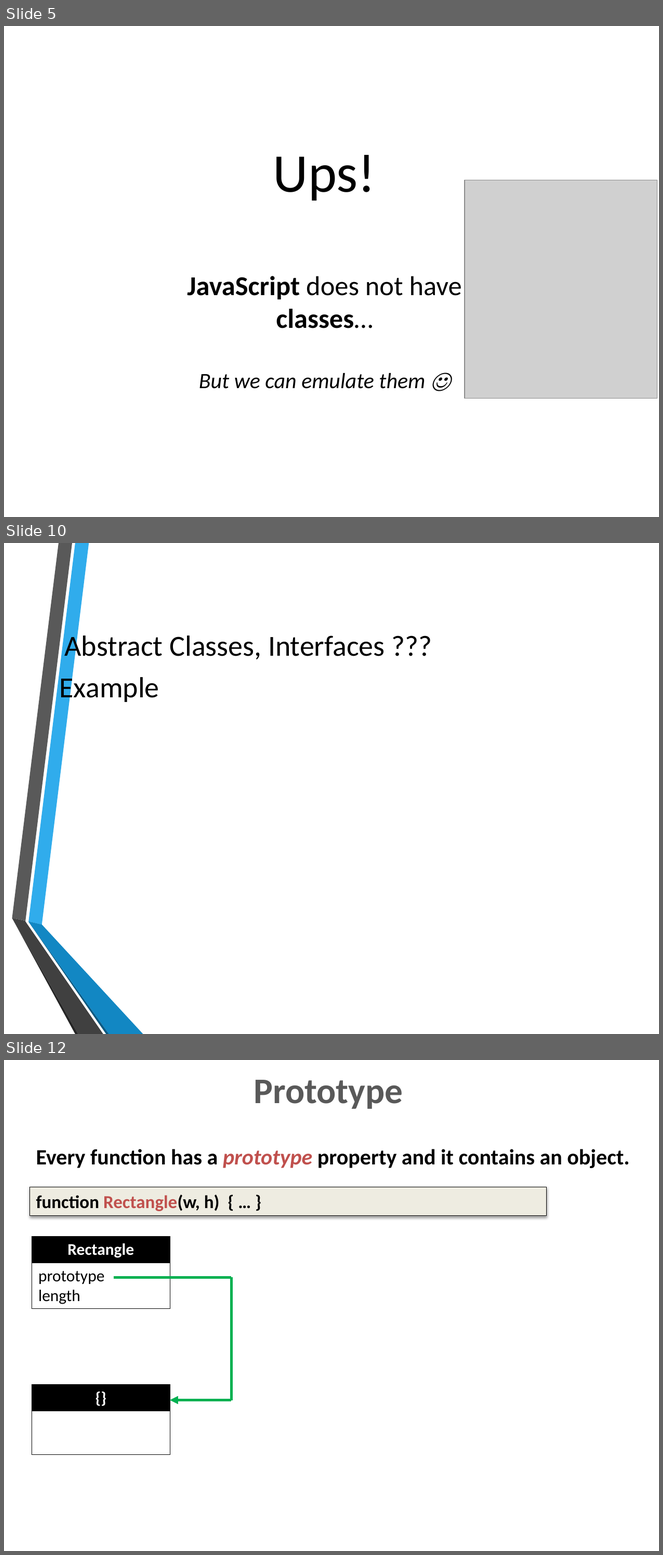
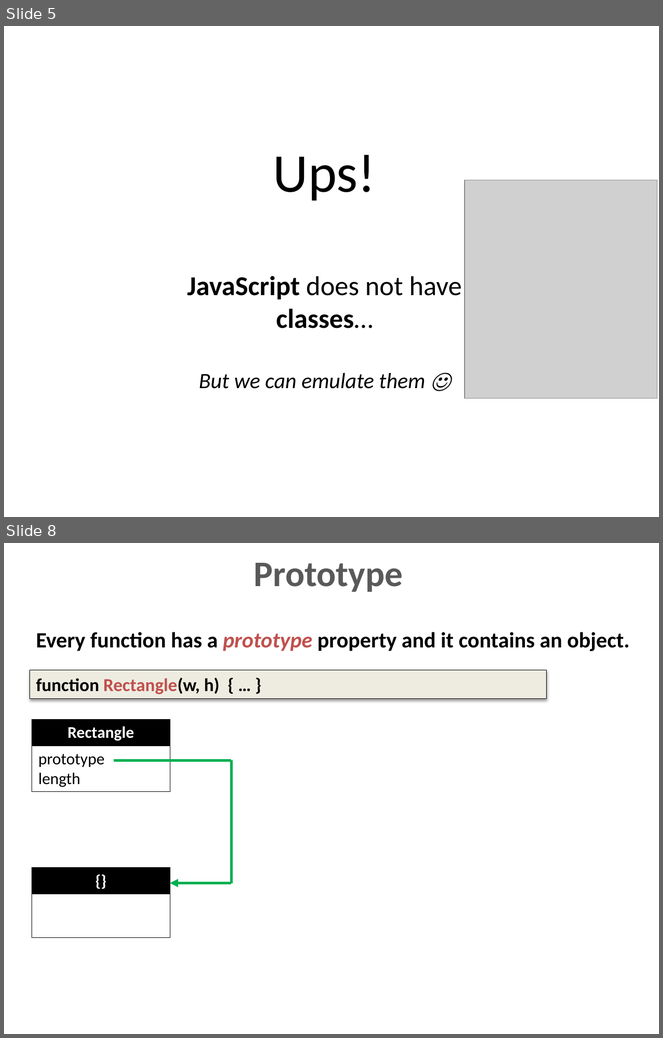
Before and after one commit to dzmitry-varabei/front-end-course, a slide deck: inheritance-in-javascript/Inheritance.pptx. Shown one above the other, each under a label of ours: slides 5, 10 and 12 before the commit, slides 5 and 8 after it; the slides between them are not shown. The pictures are 663x1555 and 663x1038 pixels, drawn with LibreOffice and Linux fonts; fonts in the diff are those of the drawing; grey boxes stand for pictures; background and template pictures are left out. Boxes give left, top, right and bottom in pixels: in the first picture for what was removed or moved away, otherwise in the second. Text is boxed around its words. In the diff, an @@ line names an element or a change of style, - is before the commit and + after.

```diff
--- a/inheritance-in-javascript/Inheritance.pptx
+++ b/inheritance-in-javascript/Inheritance.pptx
@@ slide 10 removed at [4,543,659,1034], background picture (left out) @@
@@ text removed at [64,631,385,663] @@
-Abstract Classes, Interfaces ???
@@ text removed at [60,673,159,704] @@
-Example
@@ group removed at [12,543,143,1034]: 6 freeform shapes @@
@@ what was slide 12 is now slide 8 @@
```
Also in this commit, not shown: 2 slides changed, 1 slide added, 4 other slides removed, 2 other files.
